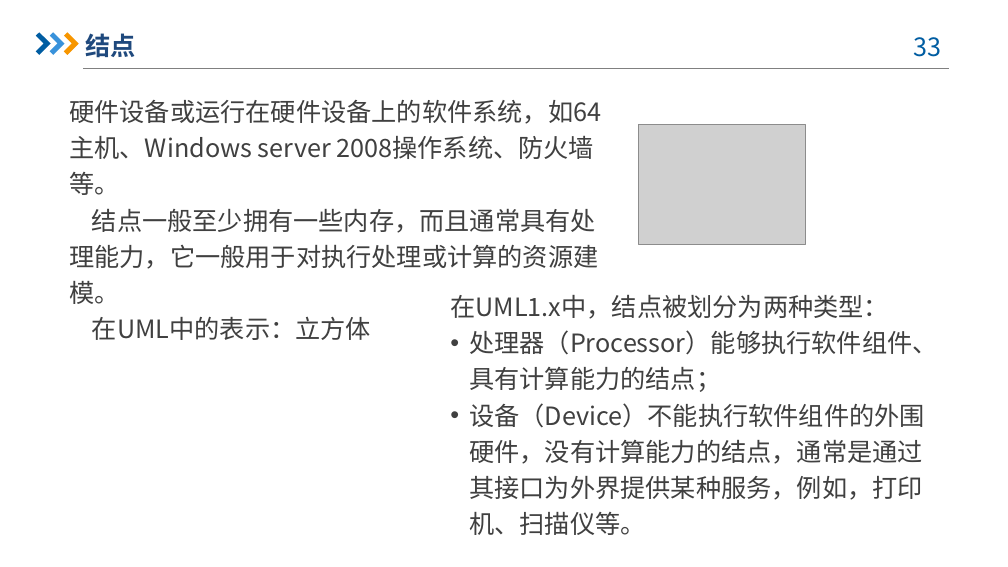
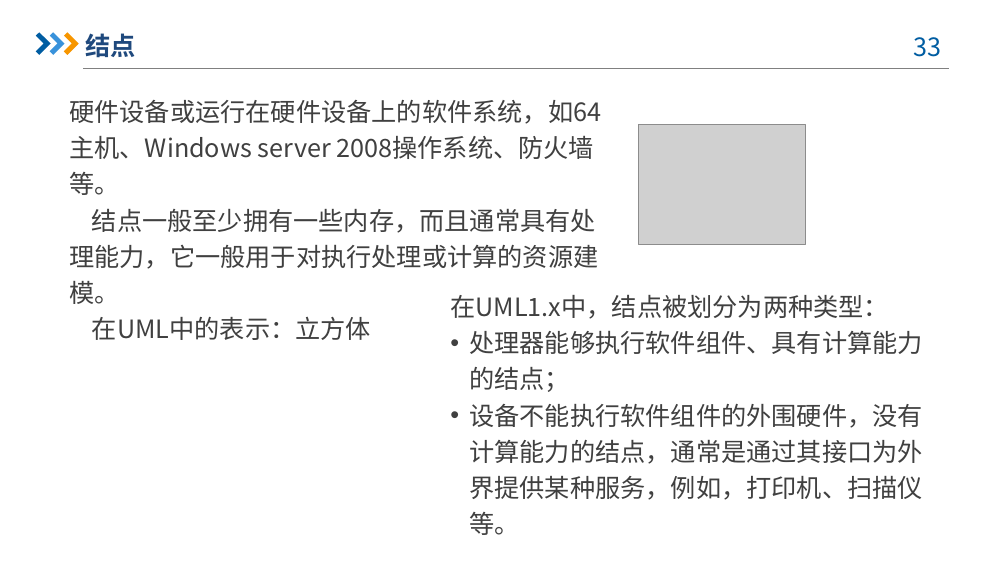
Before and after one commit to dreamtrueqaq/SRA2022-G12, a slide deck: slide 33 of 非受控文档/翻转课堂/SRA-G12-翻转课堂PPT3.pptx. Drawn at 1008x567 pixels with LibreOffice and Linux fonts; fonts in the diff are those of the drawing; grey boxes stand for pictures; background and template pictures are left out. Boxes give left, top, right and bottom in pixels: in the first picture for what was removed or moved away, otherwise in the second. Text is boxed around its words. In the diff, an @@ line names an element or a change of style, - is before the commit and + after.

```diff
--- a/非受控文档/翻转课堂/SRA-G12-翻转课堂PPT3.pptx
+++ b/非受控文档/翻转课堂/SRA-G12-翻转课堂PPT3.pptx
@@ text at bbox=[469, 331, 923, 535]: text changed @@
-• 处理器（Processor）能够执行软件组件、具有计算能力的结点；
-• 设备（Device）不能执行软件组件的外围硬件，没有计算能力的结点，通常是通过其接口为外界提供某种服务，例如，打印机、扫描仪等。
+• 处理器能够执行软件组件、具有计算能力的结点；
+• 设备不能执行软件组件的外围硬件，没有计算能力的结点，通常是通过其接口为外界提供某种服务，例如，打印机、扫描仪等。
```
Also in this commit, not shown: 14 other slides changed, 8 other files.
